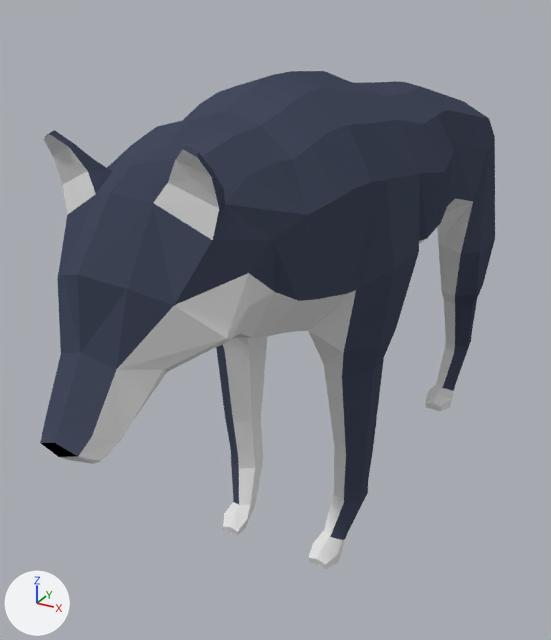
Renders of the Blender file Study/KHJ/Blender/wolf/wolf.blend from each side of a commit.
One viewpoint serves both versions: a 50 mm camera at (3.32, -7.09, 3.23) aimed at (-0.66, 0.16, -0.39). The axes (+X, +Y, +Z) are drawn at lower left. The lights are the same throughout.

Script lines for the objects in view, before the commit:
```python
mat_material = diffuse_material('Material')
mat_material.base_color = (0.0598, 0.0711, 0.112)  # dark blue #454b5e
me_cylinder_001 = bpy.data.meshes.new('Cylinder.001')
me_cylinder_001.from_pydata(...)  # 278 vertices, 264 faces; spans x 0.0..7.0, y -35.5..14.1, z -6.7..36.5
# faces by material slot: [145, 2, 117]
me_cylinder_001.materials.append(mat_material)  # dark blue #454b5e
me_cylinder_001.materials.append(mat_material_001)  # black #000000
me_cylinder_001.materials.append(mat_material_002)  # white #e7e7e7
ob_cylinder = bpy.data.objects.new('Cylinder', me_cylinder_001)
ob_cylinder.location = (0.0, 3.25, -1.34)
ob_cylinder.rotation_euler = (0.435, 0.0, 0.0)  # degrees (25, 0, 0)
ob_cylinder.scale = (0.166, 0.166, 0.166)
_m = ob_cylinder.modifiers.new('Mirror', 'MIRROR')
```
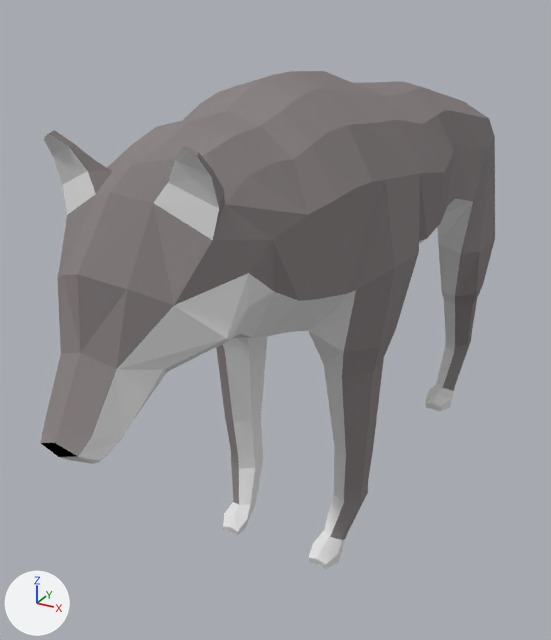
Commit message: modify wolf.blender

Changed parts and their boxes (x1, y1, x2, y2) in the pictures (551 x 640 px):
'Cylinder', recoloured (blue to grey)
    both: (40, 71, 495, 543)

The change in detail:
Material 'Material' (mat_material) changes colour from dark blue #454b5e to grey #8c8686; in linear values from (0.0598, 0.0711, 0.112) to (0.264, 0.237, 0.24).
